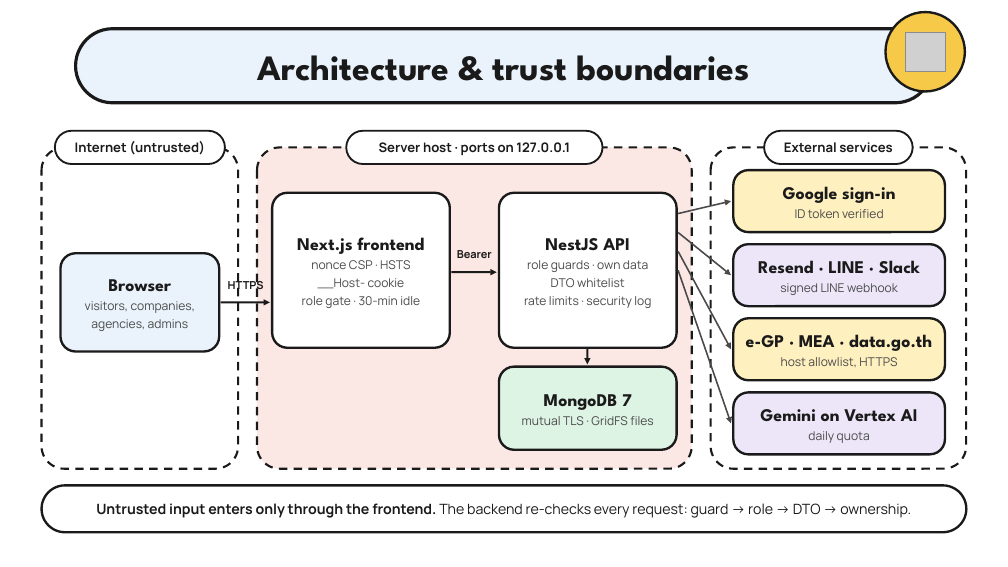
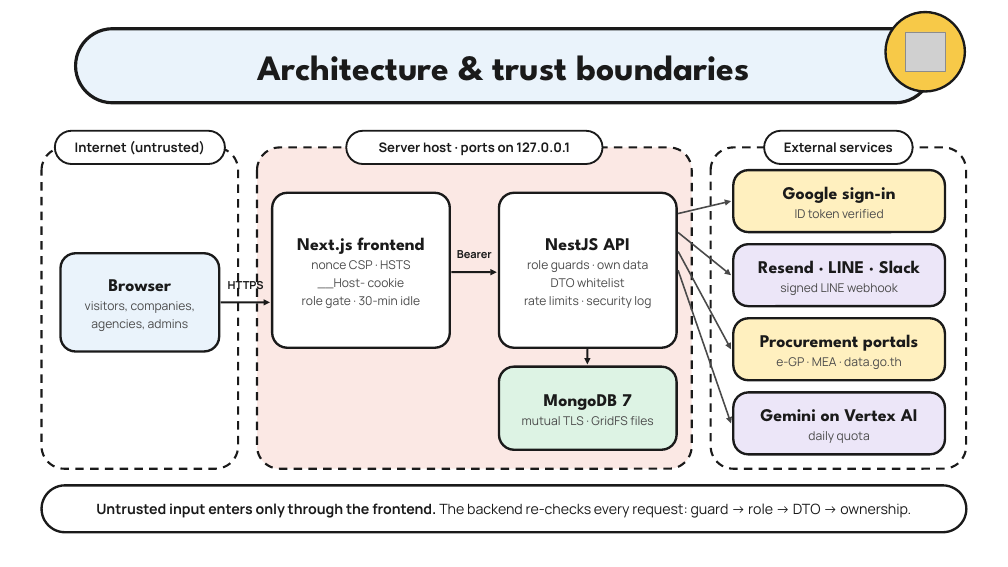
Before and after one commit to PhomMaiWai/TorFinder, a slide deck: slide 2 of docs/slides/torfinder-security-slides.pptx. Drawn at 1008x567 pixels with LibreOffice and Linux fonts; fonts in the diff are those of the drawing; grey boxes stand for pictures; background and template pictures are left out. Boxes give left, top, right and bottom in pixels: in the first picture for what was removed or moved away, otherwise in the second. Text is boxed around its words. In the diff, an @@ line names an element or a change of style, - is before the commit and + after.

```diff
--- a/docs/slides/torfinder-security-slides.pptx
+++ b/docs/slides/torfinder-security-slides.pptx
@@ text at [760,334,918,351]: paragraph added @@
+Procurement portals
@@ text at [776,357,902,369]: size 17 to 11.5 pt, font League Spartan to Manrope, text colour #1A1A1A to #4A4A4A, bold off in "e-GP · MEA · data.go.th" @@
@@ text at [781,357,897,367]: paragraph removed @@
-host allowlist, HTTPS
```
Also in this commit, not shown: 3 other slides changed.
